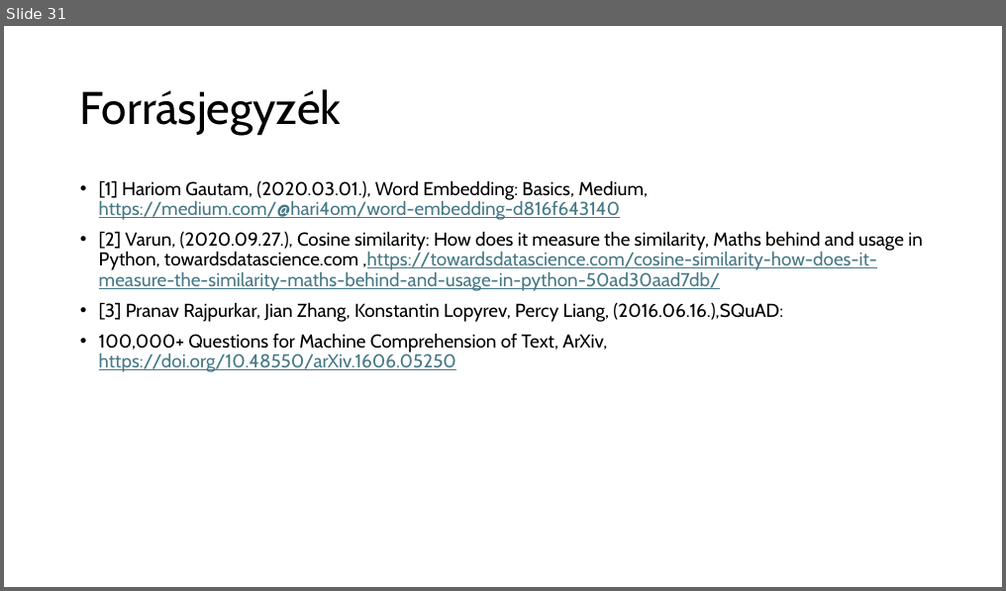
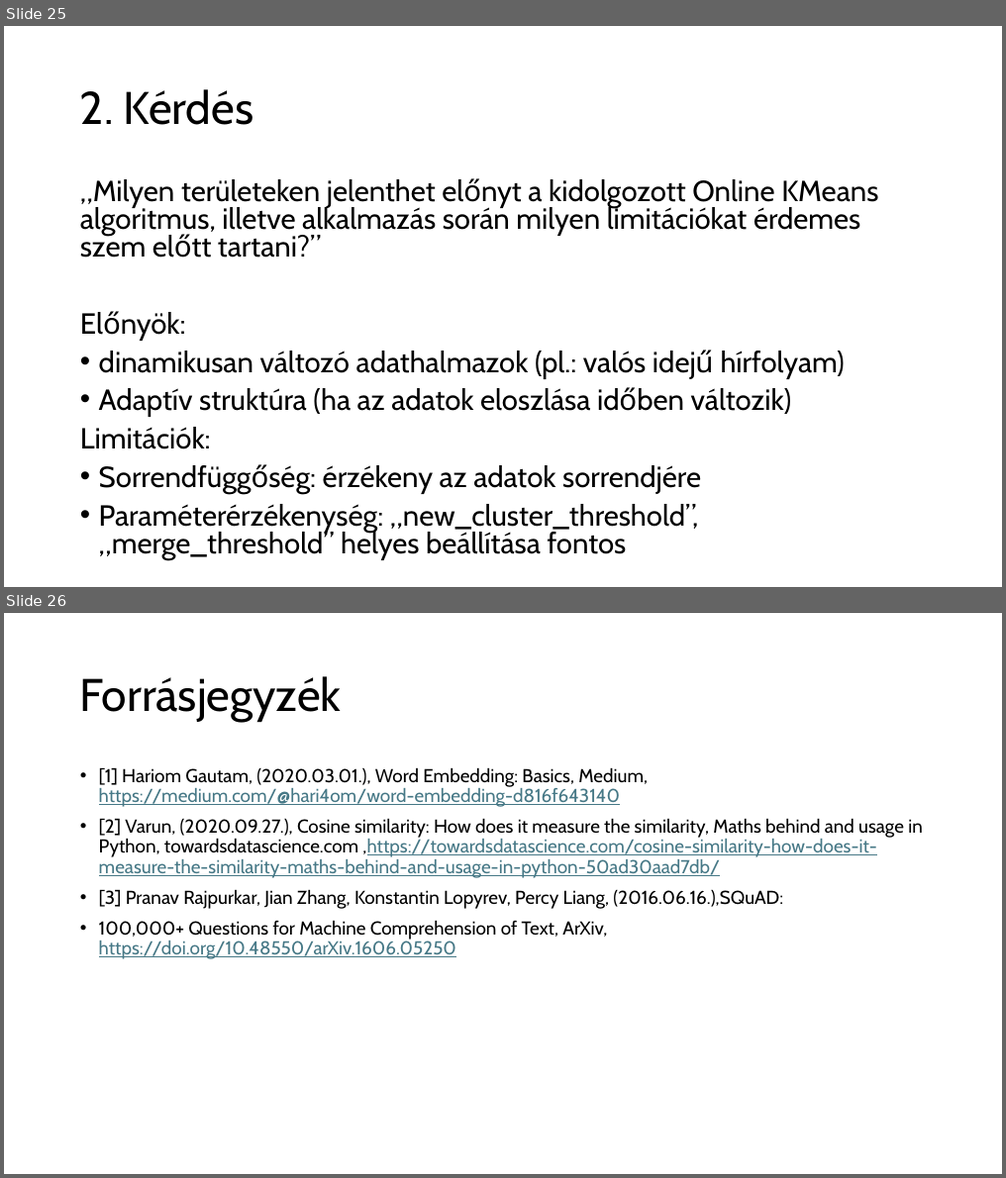
Before and after one commit to czotterbenedek/szakdoga_tdk, a slide deck: szakdoga/szakdolgozat_vedes.pptx. Shown one above the other, each under a label of ours: slide 31 before the commit, slides 25 and 26 after it. The pictures are 1006x591 and 1006x1178 pixels, drawn with LibreOffice and Linux fonts; fonts in the diff are those of the drawing. Boxes give left, top, right and bottom in pixels: in the first picture for what was removed or moved away, otherwise in the second. Text is boxed around its words. In the diff, an @@ line names an element or a change of style, - is before the commit and + after.

```diff
--- a/szakdoga/szakdolgozat_vedes.pptx
+++ b/szakdoga/szakdolgozat_vedes.pptx
@@ slide 25 added at bbox=[4, 26, 1002, 587], background #FFFFFF @@
@@ title added at bbox=[80, 89, 253, 125], 44 pt, text #000000 @@
+2. Kérdés
@@ text added at bbox=[80, 179, 878, 561], 28 pt, text #000000 @@
+„Milyen területeken jelenthet előnyt a kidolgozott Online KMeans algoritmus, illetve alkalmazás során milyen limitációkat érdemes szem előtt tartani?”
+Előnyök:
+• dinamikusan változó adathalmazok (pl.: valós idejű hírfolyam)
+• Adaptív struktúra (ha az adatok eloszlása időben változik)
+Limitációk:
+• Sorrendfüggőség: érzékeny az adatok sorrendjére
+• Paraméterérzékenység: „new_cluster_threshold”, „merge_threshold” helyes beállítása fontos
@@ what was slide 31 is now slide 26 @@
```
Also in this commit, not shown: 22 slides changed, 1 other slide added, 1 other file.
